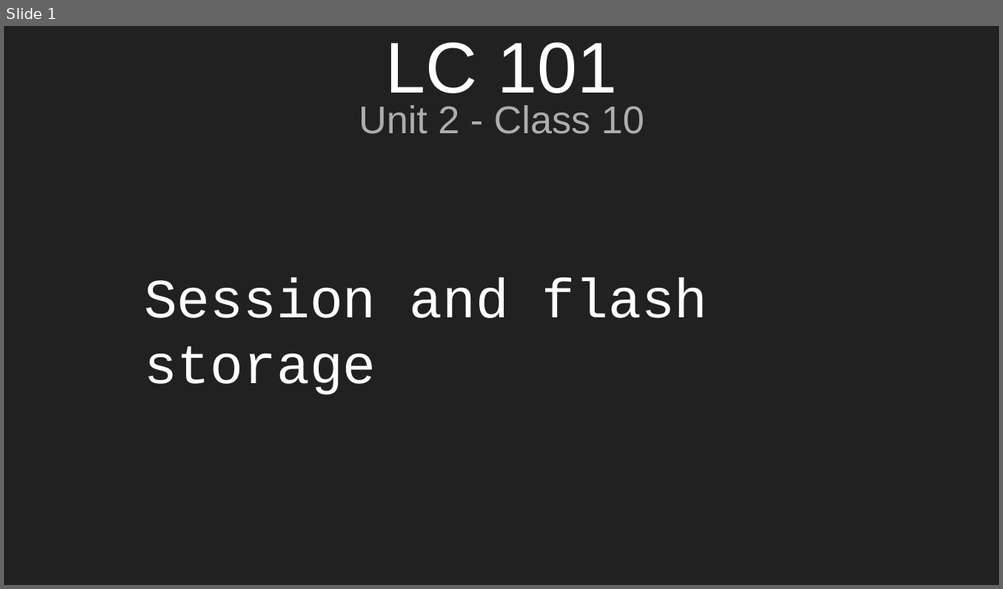
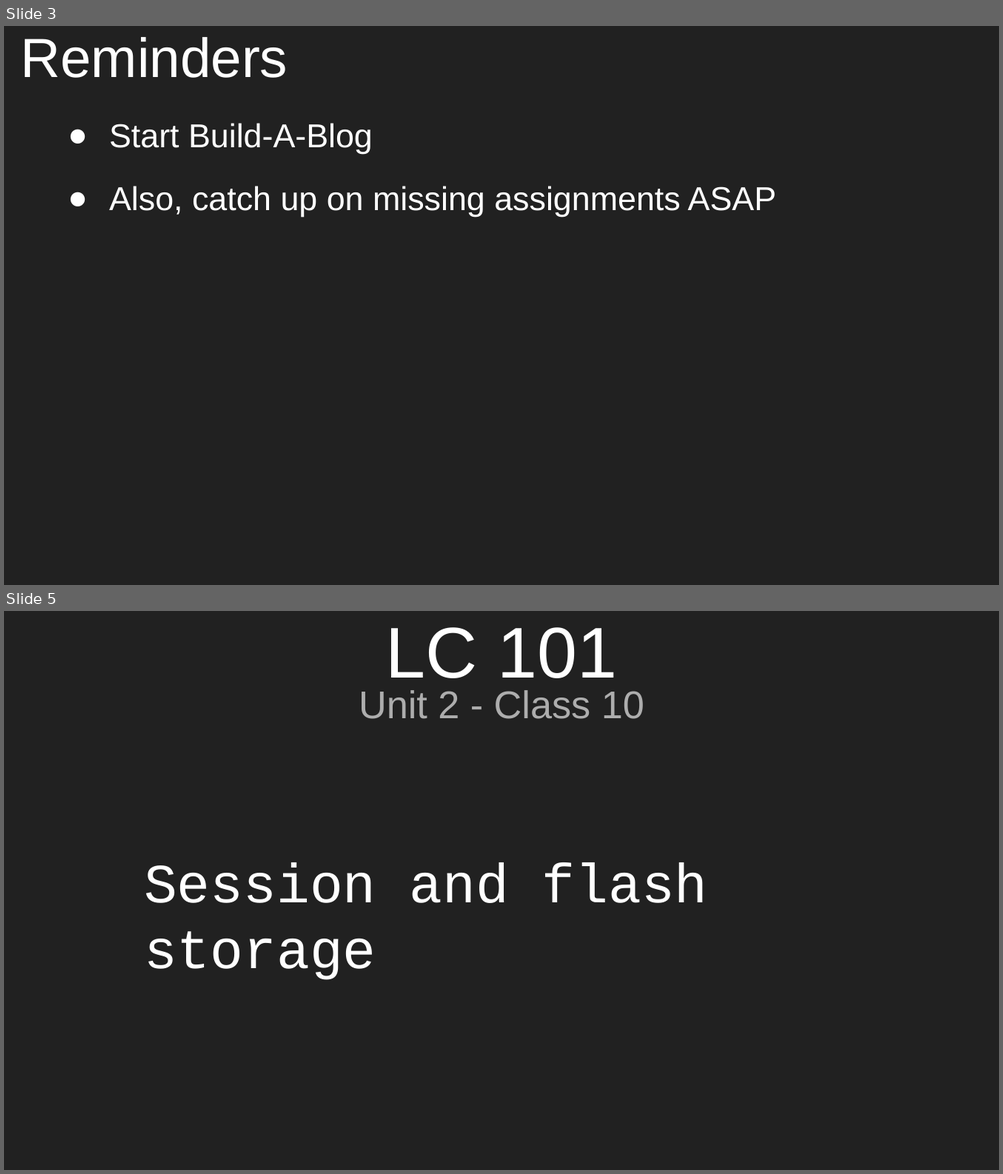
Before and after one commit to aleesham/lc101-unit2, a slide deck: slides/Unit 2 - LC 101 - Class 10.pptx. Shown one above the other, each under a label of ours: slide 1 before the commit, slides 3 and 5 after it; the slides between them are not shown. The pictures are 1003x589 and 1003x1174 pixels, drawn with LibreOffice and Linux fonts; fonts in the diff are those of the drawing. Boxes give left, top, right and bottom in pixels: in the first picture for what was removed or moved away, otherwise in the second. Text is boxed around its words. In the diff, an @@ line names an element or a change of style, - is before the commit and + after.

```diff
--- a/slides/Unit 2 - LC 101 - Class 10.pptx
+++ b/slides/Unit 2 - LC 101 - Class 10.pptx
@@ slide 3 added at (4,26,999,585), background #212121 @@
@@ title added at (21,37,288,78), 40 pt, text #FFFFFF @@
+Reminders
@@ text added at (109,123,776,217), 24 pt, text #FFFFFF @@
+  ● Start Build-A-Blog
+● Also, catch up on missing assignments ASAP
@@ what was slide 1 is now slide 5 @@
```
Also in this commit, not shown: 2 slides changed, 5 other slides added, 1 other file.
